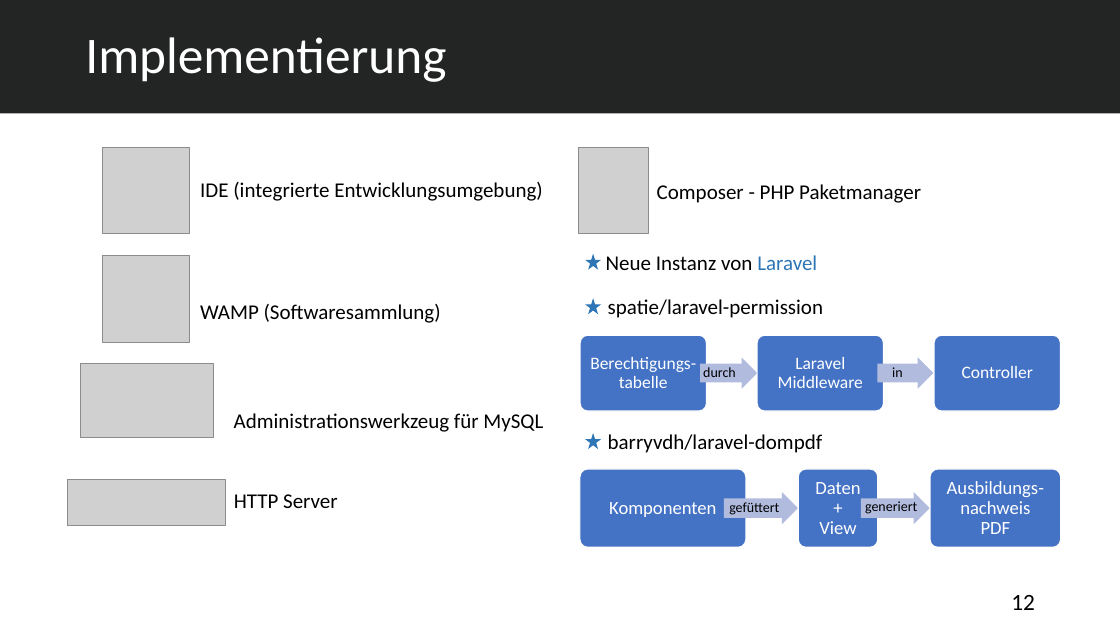
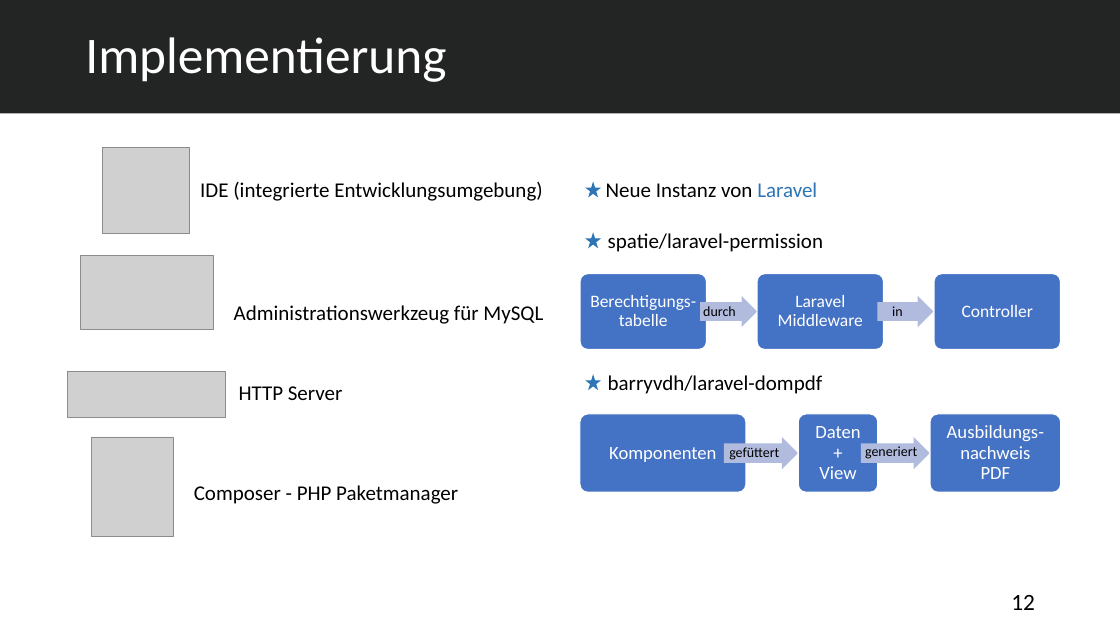
Before and after one commit to abdulsalam-emesh/Projektspresentation, a slide deck: slide 12 of Auszubildenden Verwaltungssystem.pptx. Drawn at 1120x630 pixels with LibreOffice and Linux fonts; fonts in the diff are those of the drawing; grey boxes stand for pictures. Boxes give left, top, right and bottom in pixels: in the first picture for what was removed or moved away, otherwise in the second. Text is boxed around its words. In the diff, an @@ line names an element or a change of style, - is before the commit and + after.

```diff
--- a/Auszubildenden Verwaltungssystem.pptx
+++ b/Auszubildenden Verwaltungssystem.pptx
@@ text "Neue Instanz von Laravel": place and size @@
-text "Neue Instanz von Laravel" at (606, 255, 817, 270)
+text "Neue Instanz von Laravel" at (606, 182, 817, 197)
@@ star: place and size @@
-star at (587, 255, 600, 268)
+star at (587, 183, 600, 196)
@@ star: place and size @@
-star at (587, 300, 600, 313)
+star at (587, 234, 600, 247)
@@ text "spatie/laravel-permission": place and size @@
-text "spatie/laravel-permission" at (608, 299, 823, 318)
+text "spatie/laravel-permission" at (608, 233, 823, 252)
@@ picture removed at (103, 255, 189, 342) @@
@@ 2 pictures, 1 text: place and size @@
-2 pictures, 1 text at (68, 364, 543, 526)
+2 pictures, 1 text at (68, 255, 543, 418)
@@ 6 texts, 3 rounded rectangles, 2 right arrows, 1 star: place and size @@
-6 texts, 3 rounded rectangles, 2 right arrows, 1 star at (581, 335, 1060, 453)
+6 texts, 3 rounded rectangles, 2 right arrows, 1 star at (581, 274, 1060, 394)
@@ text removed at (200, 304, 441, 323) @@
-WAMP (Softwaresammlung)
@@ text "HTTP Server": place and size @@
-text "HTTP Server" at (234, 494, 338, 508)
+text "HTTP Server" at (239, 386, 343, 400)
@@ picture: place and size @@
-picture at (578, 148, 649, 234)
+picture at (92, 437, 173, 537)
@@ 5 texts, 3 rounded rectangles, 2 right arrows: place and size @@
-5 texts, 3 rounded rectangles, 2 right arrows at (580, 469, 1061, 547)
+5 texts, 3 rounded rectangles, 2 right arrows at (580, 414, 1061, 492)
@@ text "Composer - PHP Paketmanager": place and size @@
-text "Composer - PHP Paketmanager" at (657, 184, 921, 203)
+text "Composer - PHP Paketmanager" at (194, 485, 458, 504)
```
Also in this commit, not shown: 6 other slides changed, 1 slide added, 1 slide removed, 2 other files.
